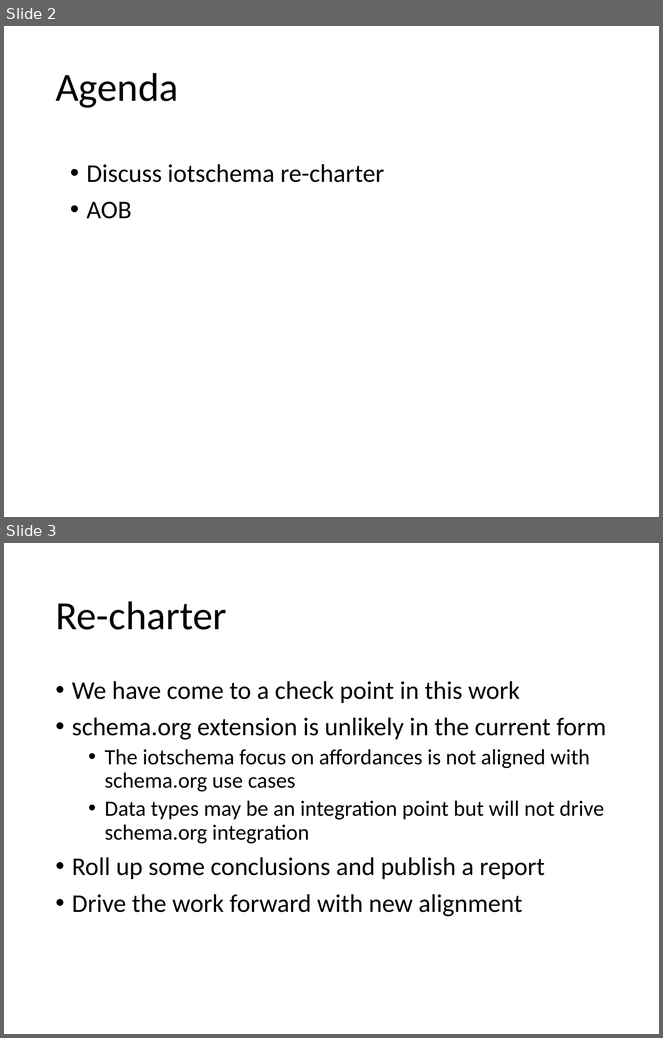
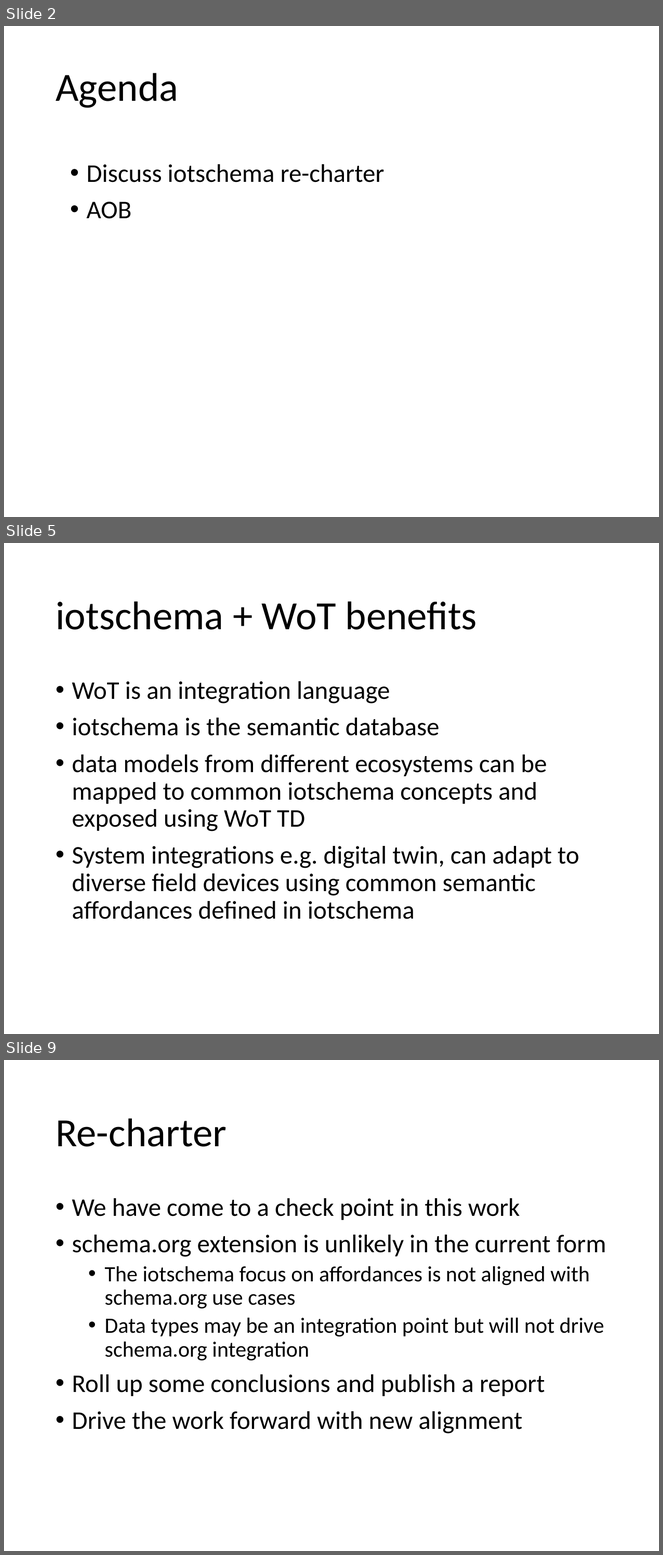
Before and after one commit to iot-schema-collab/teleconferences, a slide deck: iotschema-20210318.pptx. Shown one above the other, each under a label of ours: slides 2 and 3 before the commit, slides 2, 5 and 9 after it; the slides between them are not shown. The pictures are 663x1038 and 663x1555 pixels, drawn with LibreOffice and Linux fonts; fonts in the diff are those of the drawing. Boxes give left, top, right and bottom in pixels: in the first picture for what was removed or moved away, otherwise in the second. Text is boxed around its words. In the diff, an @@ line names an element or a change of style, - is before the commit and + after.

```diff
--- a/iotschema-20210318.pptx
+++ b/iotschema-20210318.pptx
@@ slide 5 added at bbox=[4, 543, 659, 1034], background #FFFFFF @@
@@ title added at bbox=[55, 601, 477, 630], 44 pt, text #000000 @@
+iotschema + WoT benefits
@@ text added at bbox=[72, 681, 580, 919], 28 pt, text #000000 @@
+• WoT is an integration language
+• iotschema is the semantic database
+• data models from different ecosystems can be mapped to common iotschema concepts and exposed using WoT TD
+• System integrations e.g. digital twin, can adapt to diverse field devices using common semantic affordances defined in iotschema
@@ what was slide 3 is now slide 9 @@
```
Also in this commit, not shown: 1 slide changed, 7 other slides added, 1 other file.
